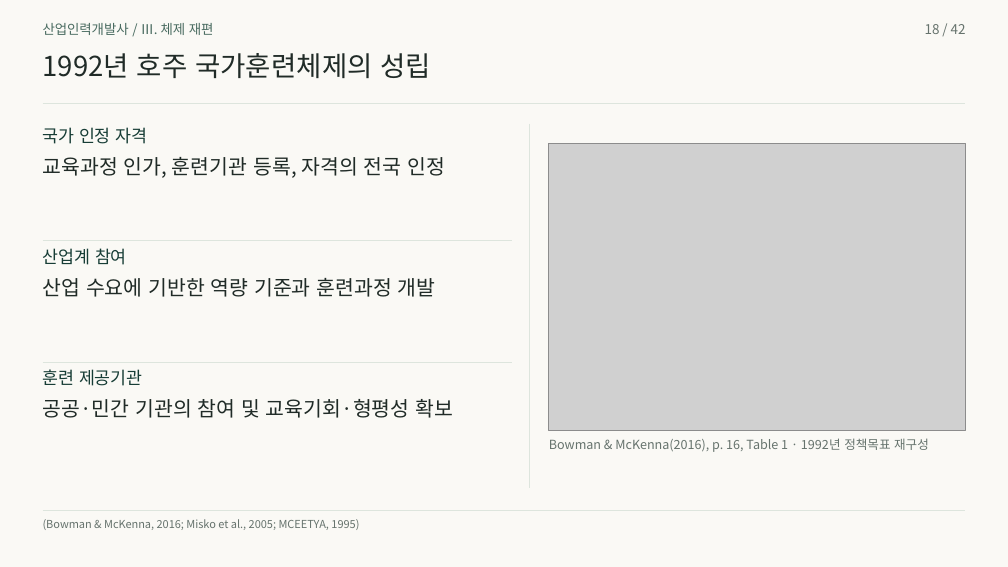
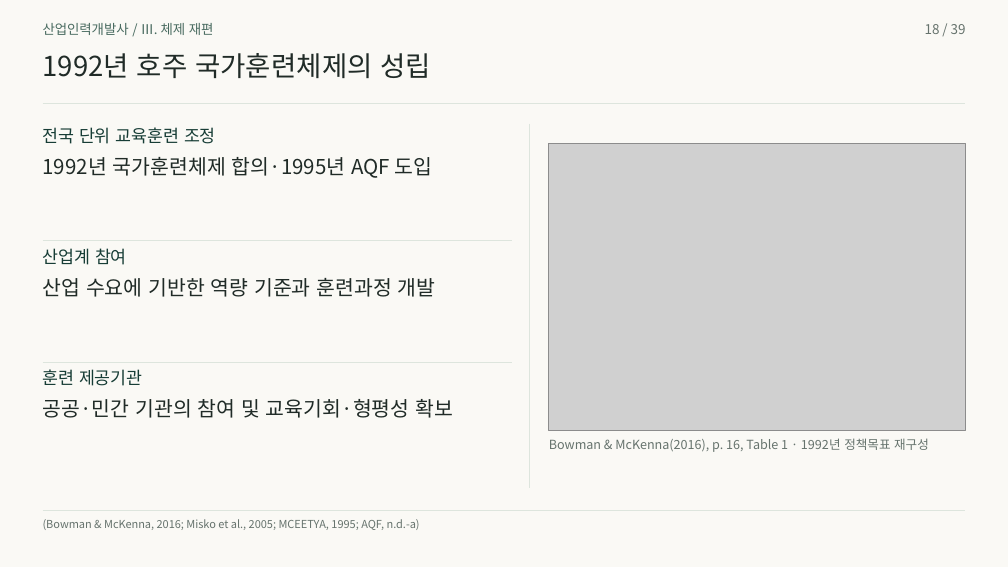
Before and after one commit to 01Chungee10/vet-history-rehearsal, a slide deck: slide 18 of au-cn-2026/presentation.pptx. Drawn at 1008x567 pixels with LibreOffice and Linux fonts; fonts in the diff are those of the drawing; grey boxes stand for pictures. Boxes give left, top, right and bottom in pixels: in the first picture for what was removed or moved away, otherwise in the second. Text is boxed around its words. In the diff, an @@ line names an element or a change of style, - is before the commit and + after.

```diff
--- a/au-cn-2026/presentation.pptx
+++ b/au-cn-2026/presentation.pptx
@@ text at (x1=925, y1=24, x2=966, y2=34): text changed @@
-18 / 42
+18 / 39
@@ text at (x1=43, y1=127, x2=216, y2=144): text changed @@
-국가 인정 자격
+전국 단위 교육훈련 조정
@@ text at (x1=43, y1=157, x2=433, y2=178): text changed @@
-교육과정 인가, 훈련기관 등록, 자격의 전국 인정
+1992년 국가훈련체제 합의·1995년 AQF 도입
@@ text at (x1=43, y1=519, x2=420, y2=530): text changed @@
-(Bowman & McKenna, 2016; Misko et al., 2005; MCEETYA, 1995)
+(Bowman & McKenna, 2016; Misko et al., 2005; MCEETYA, 1995; AQF, n.d.-a)
```
Also in this commit, not shown: 38 other slides changed, 3 slides removed, 46 other files.
